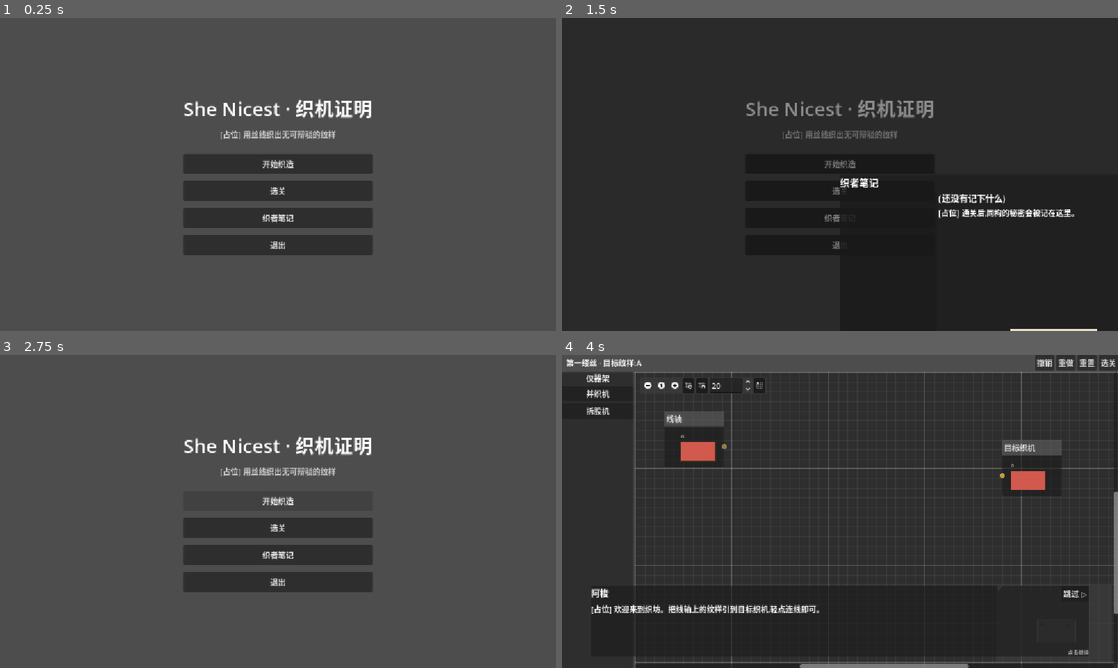
Above: before the commit, frames 1-4 (two rows, left to right).
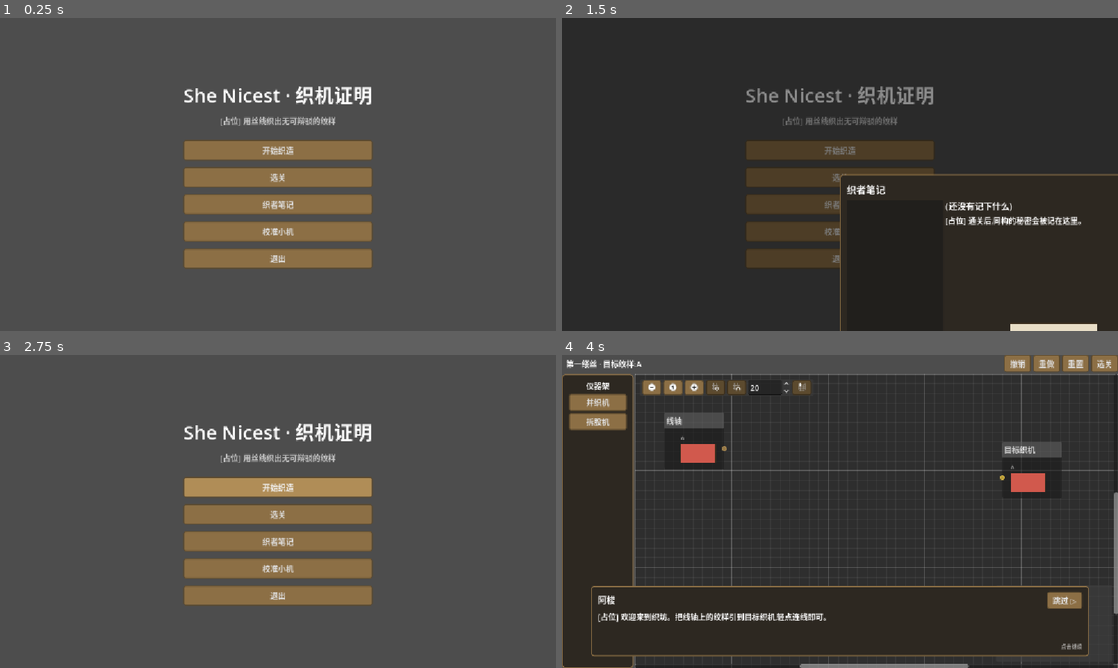
Above: after the commit, the same moments.

Repository: yiyuanli939/she-nicest-weave-the-truth
Game: Godot game, scene res://ui/main_menu.tscn
Same seed, same stepped clock (60 frames per second), same inputs: the game is played once before the commit and once after it.
Inputs (mouse positions are in pixels of both pictures, inside the frame that each line leads up to):
- Up to frame 1 (0.25 s): no input
- Up to frame 2 (1.5 s): click "织者笔记" at 0.5 s; click (840, 230) at 1.25 s, where only the run after the commit has a clickable "校准小机"
- Up to frame 3 (2.75 s): click "开始织造" at 2 s
- Up to frame 4 (4 s): click "开始织造" at 2.75 s; click "撤销" at 3.5 s

The runs differ from the first frame. In frame 1, 16% of the frame differs, in the area x 32-68%, y 21-80%; in frame 2, 11%; in frame 3, 15%; in frame 4, 10%.

Commit message:
Phase5/6: 机器人升级(语音+口型联动+看电脑校准+鼓励引导)+ 桥接 + 主题 + ROBOT_API/ART/CONTENT 文档;53/53 + 17关全通
Co-Authored-By: Claude Fable 5 <noreply@anthropic.com>
Claude-Session: https://claude.ai/code/session_01Mhexr4jc4UaYMkvFCfkY7v

Diff:
--- /dev/null
+++ b/game/robot_link.gd
@@ -0,0 +1,124 @@
+extends Node
+## Autoload "Robot":实体小机器人链路(WebSocket → 本地桥接 → 串口 ESP32-S3)。
+## 没跑桥接/没插机器人时静默降级:连接失败每 3 秒重试,cue 全部无害丢弃。
+## 高层 cue(供 Game/对话 robot_cue 使用):
+##   greet celebrate confused think panic glitch calm sleep
+## 直发协议见 docs/CONTENT_INTERFACE.md 与 hardware/firmware。
+
+const URL := "ws://127.0.0.1:9800"
+const RETRY_SEC := 3.0
+const THROTTLE_MS: Dictionary = {"confused": 8000, "hint": 15000}   # cue -> 最小间隔(语音勿刷屏)
+
+## 机器人上行事件(pong / button / cal_done / cal_timeout / err),已解析为 Dictionary
+signal robot_event(data: Dictionary)
+
+var _ws := WebSocketPeer.new()
+var _state := WebSocketPeer.STATE_CLOSED
+var _retry := 0.0
+var _last_at: Dictionary = {}
+var connected: bool = false
+
+# 客户端记账的云台角(手动校准微调用;固件只认绝对角度)
+var _pan := 90
+var _tilt := 90
+
+
+func _ready() -> void:
+	_connect()
+
+
+func _connect() -> void:
+	_ws = WebSocketPeer.new()
+	if _ws.connect_to_url(URL) != OK:
+		connected = false
+
+
+func _process(delta: float) -> void:
+	_ws.poll()
+	var s := _ws.get_ready_state()
+	if s == WebSocketPeer.STATE_OPEN:
+		if not connected:
+			connected = true
+			print("[Robot] 已连上桥接")
+		while _ws.get_available_packet_count() > 0:
+			var msg := _ws.get_packet().get_string_from_utf8()
+			var parsed: Variant = JSON.parse_string(msg)
+			if parsed is Dictionary:
+				robot_event.emit(parsed)
+	elif s == WebSocketPeer.STATE_CLOSED:
+		if connected:
+			print("[Robot] 桥接断开,静默重试")
+		connected = false
+		_retry += delta
+		if _retry >= RETRY_SEC:
+			_retry = 0.0
+			_connect()
+	_state = s
+
+
+## 高层动作:每个 cue = 表情 + 云台动作 + 语音(引导定位:成功庆祝/失败鼓励)。
+## 未知 cue 原样当 emote 发,方便策划在 .tres 里扩展。
+func cue(cue_name: String) -> void:
+	if cue_name == "":
+		return
+	if THROTTLE_MS.has(cue_name):
+		var now := Time.get_ticks_msec()
+		if now - int(_last_at.get(cue_name, -100000)) < int(THROTTLE_MS[cue_name]):
+			return
+		_last_at[cue_name] = now
+	match cue_name:
+		"greet":       # 进关引导
+			send({cmd = "emote", name = "happy"})
+			send({cmd = "anim", name = "nod"})
+			send({cmd = "say", name = "greet"})
+		"celebrate":   # 通关庆祝
+			send({cmd = "emote", name = "happy"})
+			send({cmd = "anim", name = "celebrate"})
+			send({cmd = "say", name = "win"})
+		"confused":    # 接错线 → 鼓励而非嘲讽
+			send({cmd = "emote", name = "confused"})
+			send({cmd = "anim", name = "shake"})
+			send({cmd = "say", name = "encourage"})
+		"hint":        # 引导:装作看一眼电脑,转回来再开口提示
+			send({cmd = "emote", name = "think"})
+			send({cmd = "anim", name = "look_pc"})
+			send({cmd = "say", name = "hint"})
+		"think":
+			send({cmd = "emote", name = "think"})
+		"panic":       # 第五章失控演出
+			send({cmd = "emote", name = "glitch"})
+			send({cmd = "anim", name = "panic"})
+			send({cmd = "say", name = "panic"})
+		"glitch":
+			send({cmd = "emote", name = "glitch"})
+		"calm":        # 第五章通关归于平静
+			send({cmd = "emote", name = "happy"})
+			send({cmd = "anim", name = "nod"})
+			send({cmd = "say", name = "calm"})
+		"sleep":
+			send({cmd = "emote", name = "sleep"})
+		_:
+			send({cmd = "emote", name = cue_name})
+
+
+func send(d: Dictionary) -> void:
+	if _ws.get_ready_state() == WebSocketPeer.STATE_OPEN:
+		_ws.send_text(JSON.stringify(d))
+
+
+# ---- "看电脑"方向校准(见 docs/ROBOT_API.md) ----
+
+## 自动:云台扫描,玩家在小机正对屏幕时挥手/按 BOOT 锁定;结果听 robot_event cal_done
+func calibrate_look() -> void:
+	send({cmd = "cal_look"})
+
+
+## 手动微调一步后,把当前方向存为"屏幕方向"
+func nudge(d_pan: int, d_tilt: int) -> void:
+	_pan = clampi(_pan + d_pan, 50, 130)
+	_tilt = clampi(_tilt + d_tilt, 70, 110)
+	send({cmd = "gimbal", pan = _pan, tilt = _tilt})
+
+
+func save_look_here() -> void:
+	send({cmd = "cal_set"})
--- a/project.godot
+++ b/project.godot
@@ -18,6 +18,11 @@
 [autoload]
 
 Game="*res://game/game.gd"
+Robot="*res://game/robot_link.gd"
+
+[gui]
+
+theme/custom="res://theme/main_theme.tres"
 
 [display]
 
--- /dev/null
+++ b/tests/robot_smoke.gd
@@ -0,0 +1,41 @@
+extends SceneTree
+## 游戏 → 桥接 → 实机联动冒烟(需先跑 hardware/bridge 且机器人在线):
+##   godot --headless --path . --script res://tests/robot_smoke.gd
+## 依次触发 greet/confused/panic/celebrate/归位;退出码 0 = WebSocket 成功连上桥接。
+
+
+func _initialize() -> void:
+	_run()
+
+
+func _run() -> void:
+	await process_frame
+	await process_frame          # 等 autoload 进树
+	var robot := root.get_node("Robot")
+	var deadline := Time.get_ticks_msec() + 5000
+	while not robot.connected and Time.get_ticks_msec() < deadline:
+		await process_frame
+	if not robot.connected:
+		print("ROBOT_SMOKE: 连不上桥接(先 npm run bridge)")
+		quit(1)
+		return
+	print("ROBOT_SMOKE: 已连桥接,开始动作序列")
+	robot.send({cmd = "text", s = "SHE NICEST"})
+	await _wait(1.2)
+	for c in ["greet", "confused", "hint", "panic", "celebrate", "calm"]:
+		print("  cue: ", c)
+		robot.cue(c)
+		await _wait(6.0)
+	robot.cue("idle")
+	robot.send({cmd = "gimbal", pan = 90, tilt = 90})
+	await _wait(0.5)
+	print("ROBOT_SMOKE: 完成")
+	robot._ws.close()
+	await process_frame
+	quit(0)
+
+
+func _wait(sec: float) -> void:
+	var end := Time.get_ticks_msec() + int(sec * 1000)
+	while Time.get_ticks_msec() < end:
+		await process_frame
--- /dev/null
+++ b/theme/main_theme.tres
@@ -0,0 +1,88 @@
+[gd_resource type="Theme" load_steps=6 format=3]
+
+[sub_resource type="StyleBoxFlat" id="btn_normal"]
+content_margin_left = 12.0
+content_margin_top = 6.0
+content_margin_right = 12.0
+content_margin_bottom = 6.0
+bg_color = Color(0.549, 0.435, 0.271, 1)
+border_width_left = 2
+border_width_top = 2
+border_width_right = 2
+border_width_bottom = 2
+border_color = Color(0.361, 0.29, 0.18, 1)
+corner_radius_top_left = 4
+corner_radius_top_right = 4
+corner_radius_bottom_right = 4
+corner_radius_bottom_left = 4
+
+[sub_resource type="StyleBoxFlat" id="btn_hover"]
+content_margin_left = 12.0
+content_margin_top = 6.0
+content_margin_right = 12.0
+content_margin_bottom = 6.0
+bg_color = Color(0.69, 0.553, 0.341, 1)
+border_width_left = 2
+border_width_top = 2
+border_width_right = 2
+border_width_bottom = 2
+border_color = Color(0.361, 0.29, 0.18, 1)
+corner_radius_top_left = 4
+corner_radius_top_right = 4
+corner_radius_bottom_right = 4
+corner_radius_bottom_left = 4
+
+[sub_resource type="StyleBoxFlat" id="btn_pressed"]
+content_margin_left = 12.0
+content_margin_top = 6.0
+content_margin_right = 12.0
+content_margin_bottom = 6.0
+bg_color = Color(0.361, 0.29, 0.18, 1)
+border_width_left = 2
+border_width_top = 2
+border_width_right = 2
+border_width_bottom = 2
+border_color = Color(0.239, 0.192, 0.121, 1)
+corner_radius_top_left = 4
+corner_radius_top_right = 4
+corner_radius_bottom_right = 4
+corner_radius_bottom_left = 4
+
+[sub_resource type="StyleBoxFlat" id="btn_disabled"]
+content_margin_left = 12.0
+content_margin_top = 6.0
+content_margin_right = 12.0
+content_margin_bottom = 6.0
+bg_color = Color(0.35, 0.33, 0.3, 1)
+border_width_left = 2
+border_width_top = 2
+border_width_right = 2
+border_width_bottom = 2
+border_color = Color(0.25, 0.24, 0.22, 1)
+corner_radius_top_left = 4
+corner_radius_top_right = 4
+corner_radius_bottom_right = 4
+corner_radius_bottom_left = 4
+
+[sub_resource type="StyleBoxFlat" id="panel_parchment"]
+content_margin_left = 14.0
+content_margin_top = 12.0
+content_margin_right = 14.0
+content_margin_bottom = 12.0
+bg_color = Color(0.176, 0.157, 0.129, 1)
+border_width_left = 2
+border_width_top = 2
+border_width_right = 2
+border_width_bottom = 2
+border_color = Color(0.549, 0.435, 0.271, 1)
+corner_radius_top_left = 6
+corner_radius_top_right = 6
+corner_radius_bottom_right = 6
+corner_radius_bottom_left = 6
+
+[resource]
+Button/styles/disabled = SubResource("btn_disabled")
+Button/styles/hover = SubResource("btn_hover")
+Button/styles/normal = SubResource("btn_normal")
+Button/styles/pressed = SubResource("btn_pressed")
+PanelContainer/styles/panel = SubResource("panel_parchment")
--- a/ui/level_scene.gd
+++ b/ui/level_scene.gd
@@ -16,6 +16,9 @@
 var _next_btn: Button
 var _pin_target := Vector2i(-1, -1)   # (node_id, out_port) 正在编辑的假设口
 var _fresh_state: Dictionary = {}     # setup 刚完成的快照,重置用
+var _idle_sec := 0.0                  # 发呆计时 → 小机出声引导
+
+const IDLE_HINT_SEC := 45.0
 
 # 默认配置(无 Game 时生效;冒烟测试注入)
 var level_title := ""
@@ -41,6 +44,8 @@
 	add_child(session)
 	_build_ui()
 	session.proof_completed.connect(_on_win)
+	session.board_updated.connect(_on_conflict_check)
+	session.board_updated.connect(func() -> void: _idle_sec = 0.0)
 	var err := session.setup(assumptions, goal_text)
 	assert(err == "", err)
 	_layout_endpoints()
@@ -161,6 +166,26 @@
 		get_viewport().set_input_as_handled()
 
 
+## 发呆太久 → 小机语音引导(Robot 侧对 hint 也有节流)
+func _process(delta: float) -> void:
+	if _game == null or session.is_solved():
+		return
+	_idle_sec += delta
+	if _idle_sec >= IDLE_HINT_SEC:
+		_idle_sec = 0.0
+		_game.robot_cue("hint")
+
+
+## 接出冲突线 → 小机困惑(Robot 侧自带节流,这里只管报)
+func _on_conflict_check() -> void:
+	if _game == null:
+		return
+	for w in session.get_wires():
+		if w.state == ProofSession.WireState.CONFLICT:
+			_game.robot_cue("confused")
+			return
+
+
 # ---- 胜负与流程 ----
 
 func _on_win() -> void:
--- a/ui/main_menu.gd
+++ b/ui/main_menu.gd
@@ -3,6 +3,7 @@
 ## 主菜单(占位级 UI,换装走 theme)。
 
 var _notebook_ui: NotebookUI
+var _cal_ui: RobotCalUI
 
 
 func _ready() -> void:
@@ -31,10 +32,14 @@
 	_add_btn(box, "选关", game.goto_select)
 	_add_btn(box, "织者笔记", func() -> void:
 		_notebook_ui.open(game.notebook, game.save.notebook))
+	_add_btn(box, "校准小机", func() -> void:
+		_cal_ui.open(get_node("/root/Robot")))
 	_add_btn(box, "退出", get_tree().quit)
 
 	_notebook_ui = NotebookUI.new()
 	add_child(_notebook_ui)
+	_cal_ui = RobotCalUI.new()
+	add_child(_cal_ui)
 
 
 func _add_btn(box: VBoxContainer, label: String, cb: Callable) -> void:
--- /dev/null
+++ b/ui/robot_cal_ui.gd
@@ -0,0 +1,82 @@
+class_name RobotCalUI
+extends CanvasLayer
+## 小机"看电脑方向"校准界面(占位级 UI)。
+## 自动:小机左右张望,正对屏幕时朝它挥手(或按它的 BOOT 键)锁定;
+## 手动:方向键微调云台,再"保存为屏幕方向"。
+
+var _status: Label
+var _robot: Node
+
+
+func _init() -> void:
+	layer = 60
+	visible = false
+	var dim := ColorRect.new()
+	dim.color = Color(0, 0, 0, 0.45)
+	dim.set_anchors_preset(Control.PRESET_FULL_RECT)
+	add_child(dim)
+	var panel := PanelContainer.new()
+	panel.set_anchors_preset(Control.PRESET_CENTER)
+	panel.custom_minimum_size = Vector2(460, 0)
+	var box := VBoxContainer.new()
+	box.add_theme_constant_override("separation", 10)
+	var title := Label.new()
+	title.text = "校准小机 · 看电脑方向"
+	title.add_theme_font_size_override("font_size", 20)
+	box.add_child(title)
+	var help := Label.new()
+	help.text = "自动:点开始后小机会左右张望,\n当它正对电脑屏幕时,朝它挥挥手(或按它的 BOOT 键)。\n手动:用方向键微调,再保存。"
+	help.autowrap_mode = TextServer.AUTOWRAP_WORD_SMART
+	box.add_child(help)
+	_status = Label.new()
+	_status.text = ""
+	box.add_child(_status)
+
+	var auto_btn := Button.new()
+	auto_btn.text = "开始自动校准(挥手锁定)"
+	auto_btn.pressed.connect(_on_auto)
+	box.add_child(auto_btn)
+
+	var manual := HBoxContainer.new()
+	manual.alignment = BoxContainer.ALIGNMENT_CENTER
+	for spec in [["←", -6, 0], ["→", 6, 0], ["↑", 0, -6], ["↓", 0, 6]]:
+		var b := Button.new()
+		b.text = spec[0]
+		b.custom_minimum_size = Vector2(48, 40)
+		b.pressed.connect(func() -> void: _robot.nudge(spec[1], spec[2]))
+		manual.add_child(b)
+	var save := Button.new()
+	save.text = "保存为屏幕方向"
+	save.pressed.connect(func() -> void:
+		_robot.save_look_here()
+		_status.text = "已请求保存…")
+	manual.add_child(save)
+	box.add_child(manual)
+
+	var close := Button.new()
+	close.text = "关闭"
+	close.pressed.connect(func() -> void: visible = false)
+	box.add_child(close)
+	panel.add_child(box)
+	add_child(panel)
+
+
+func open(robot: Node) -> void:
+	_robot = robot
+	if not robot.robot_event.is_connected(_on_event):
+		robot.robot_event.connect(_on_event)
+	_status.text = "小机在线 ✓" if robot.connected else "小机离线(先跑桥接:hardware/bridge)"
+	visible = true
+
+
+func _on_auto() -> void:
+	_robot.calibrate_look()
+	_status.text = "小机张望中…正对屏幕时朝它挥手!"
+
+
+func _on_event(d: Dictionary) -> void:
+	match d.get("evt", ""):
+		"cal_done":
+			_status.text = "✓ 已锁定屏幕方向 pan=%s tilt=%s" % [d.get("pan"), d.get("tilt")]
+		"cal_timeout":
+			_status.text = "超时了,再试一次?"
Not shown, added: game/robot_link.gd.uid
Not shown, added: hardware/bridge/package-lock.json
Not shown, added: hardware/bridge/package.json
Binary file added: hardware/firmware/ESP32_GENERIC_S3-20260824-v1.29.0.bin
Not shown, added: hardware/firmware/sounds/calm.wav.import
Not shown, added: hardware/firmware/sounds/encourage.wav.import
Not shown, added: hardware/firmware/sounds/greet.wav.import
Not shown, added: hardware/firmware/sounds/hint.wav.import
Not shown, added: hardware/firmware/sounds/panic.wav.import
Not shown, added: hardware/firmware/sounds/win.wav.import
Not shown, added: tests/robot_smoke.gd.uid
Binary file changed: tests/screenshots/m3_l03_restored.png
(and 30 more such lines)
